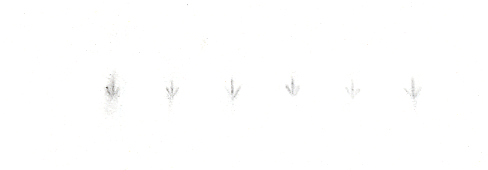
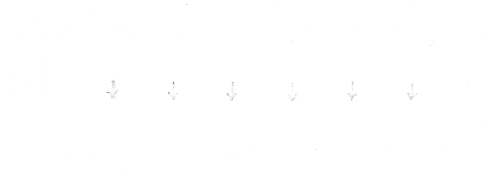
Comparing the layer stacks of the two 488×170 images. Changes:
added layer "Erased2 Clean" above "Erased2Thresh" over box(0, 24, 488, 159)
added layer "Erased2Thresh" above "Erased2" over box(0, 24, 488, 159)
added layer "Erased2" above "Scan2 Clean" over box(0, 24, 488, 159)
added layer "Scan2 Clean" above "threshold2" over box(0, 24, 488, 159)
hid "Erased copy #1" over box(0, 0, 488, 170)
hid "ErasedThreshold" over box(0, 0, 488, 170)
hid "Erased" over box(0, 0, 488, 170)
hid "threshold" over box(0, 0, 488, 170)
